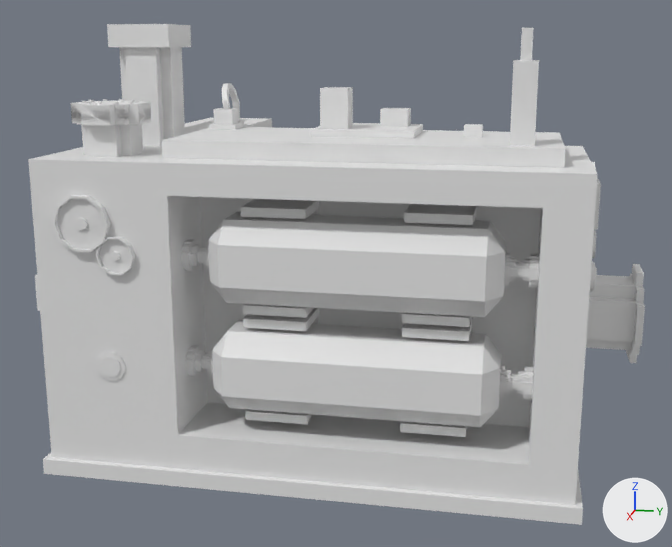
The OBJ model src/main/resources/assets/vs_control/models/block/valkyrium_compressor/valkyrium_compressor_geo.obj as it was, and as the next commit left it.
Camera for both pictures: a 50 mm camera at (2.241, -0.191, 0.664) aimed at (0.534, -0.532, 0.238). The lights are fixed; the arrows at lower right show +X, +Y and +Z. Where no turn or scale is listed for an object, it has been applied to the vertices. Vertices at the same position are counted once.

Objects in the first picture: 'valkyrium_compressor_geo'.
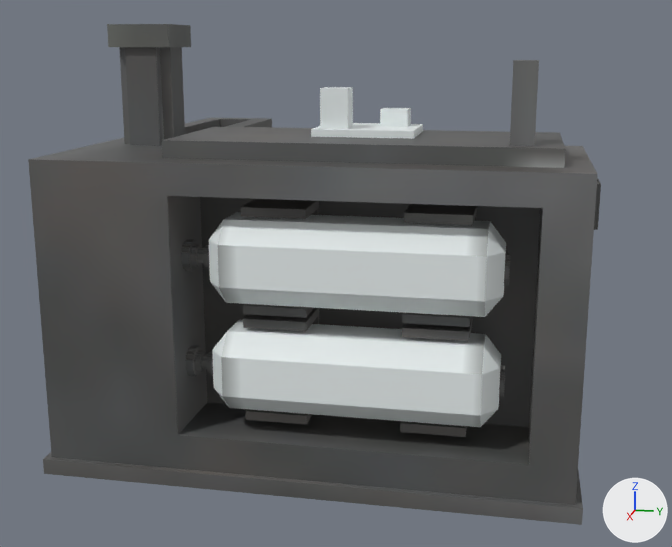
Boxes [x1, y1, x2, y2] around the edits, measured in the pictures (672 x 547 px):
'valkyrium_compressor_geo', reshaped (7% narrower)
    before: [28, 24, 645, 525]
    after: [28, 24, 601, 525]
part 1 of me_valkyrium_compressor_geo, deleted
    before: [35, 28, 645, 400]
part 2 of me_valkyrium_compressor_geo, deleted
    before: [53, 195, 135, 275]
part 3 of me_valkyrium_compressor_geo, cut back
    before: [209, 108, 243, 130]
part 4 of me_valkyrium_compressor_geo, deleted
    before: [96, 352, 125, 381]
part 5 of me_valkyrium_compressor_geo, deleted
    before: [464, 124, 483, 138]
part 6 of me_valkyrium_compressor_geo, recoloured
    both: [28, 24, 601, 525]

What changed in the scene script:
```text
Add img_valkyrium_compressor_geo:
    img_valkyrium_compressor_geo = load_image('valkyrium_compressor_geo', '../../../textures/blocks/valkyrium_compressor_geo.png', 64, 64, 'sRGB')
Add mat_default_obj_006:
    mat_default_obj_006 = principled_material('Default_OBJ.006')
    mat_default_obj_006.texture = img_valkyrium_compressor_geo
    mat_default_obj_006.roughness = 0.526
Change me_valkyrium_compressor_geo:
    used by ob_valkyrium_compressor_geo; location = (0.0, 0.0, 0.0)
    verts and faces of me_valkyrium_compressor_geo; kept vertices keep their numbers, new ones are numbered from 3588
    before: 3418 (0.762, -0.282, 0.509), 3419 (0.789, -0.282, 0.509), 3420 (0.762, -0.282, 0.544) at pixel (465, 124), 3421 (0.789, -0.282, 0.544) at pixel (463, 125), 3422 (0.762, -0.254, 0.544) at pixel (482, 124)
    before: 3423 (0.789, -0.254, 0.544) at pixel (482, 125), 3424 (0.762, -0.254, 0.509), 3425 (0.789, -0.254, 0.509)
    remove me_valkyrium_compressor_geo.from_pydata(...)  # 3588 vertices, 3557 faces; spans x 0.01..0.99, y -1.0..0.0, z 0.0..0.697
    add me_valkyrium_compressor_geo.from_pydata(...)  # 1848 vertices, 1762 faces, 8 loose edges; spans x 0.01..0.99, y -0.916..-0.084, z 0.0..0.697
    me_valkyrium_compressor_geo part 1: 29 loose pieces with 1548 vertices, spanning x 0.184..0.984, y -1.0..0.0, z 0.074..0.687, are deleted
    me_valkyrium_compressor_geo part 2
    132 vertices are removed from x 0.982..0.99, y -0.869..-0.746, z 0.332..0.449
    150 faces are deleted
    me_valkyrium_compressor_geo part 3
    16 vertices are removed from x 0.69..0.735, y -0.709..-0.664, z 0.535..0.559
    18 faces are deleted
    8 loose edges are added
    me_valkyrium_compressor_geo part 4
    40 vertices are removed from x 0.982, y -0.817..-0.772, z 0.163..0.209
    53 faces are deleted
    me_valkyrium_compressor_geo part 5
    add delete_vertices([*range(3420, 3424)])  # with the faces that use them
    me_valkyrium_compressor_geo part 6: 1762 faces spanning x 0.01..0.99, y -0.916..-0.084, z 0.0..0.697 switch from no material to mat_default_obj_006 (picture img_valkyrium_compressor_geo)
```
